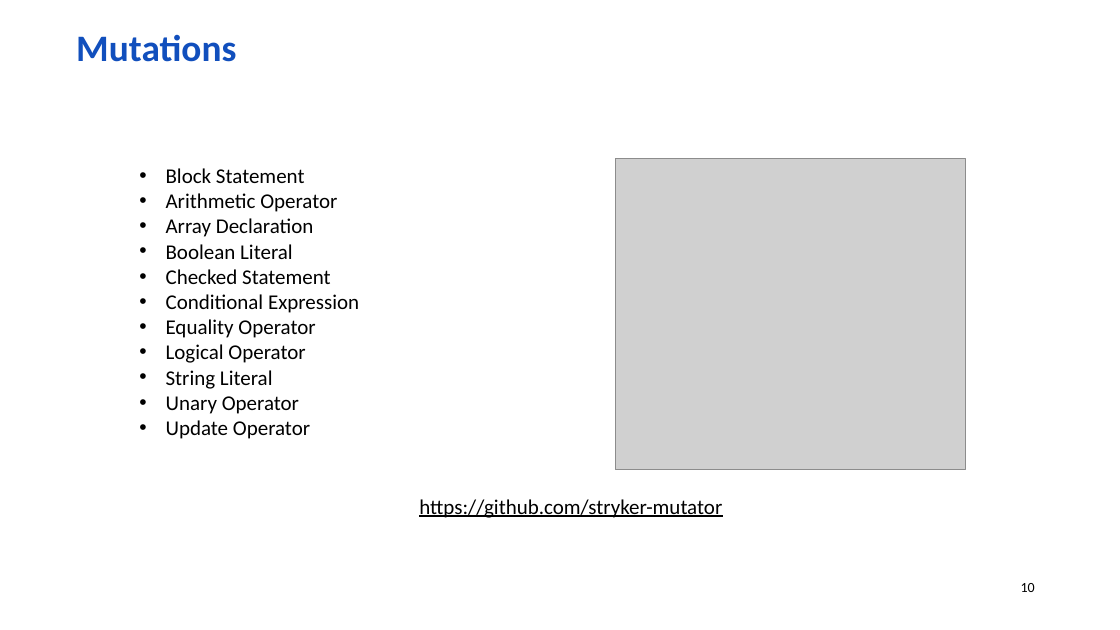
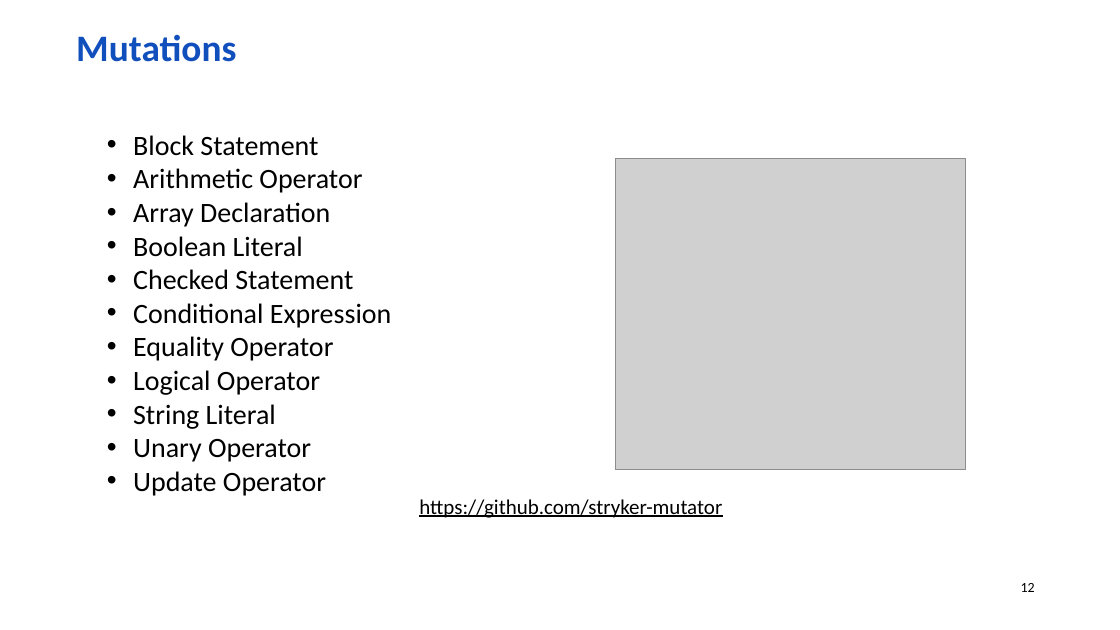
Before and after one commit to wolf-off/Stryker-demo, a slide deck: slide 12 of Mutation.pptx (slide 10 before the commit). Drawn at 1120x630 pixels with LibreOffice and Linux fonts; fonts in the diff are those of the drawing; grey boxes stand for pictures; background and template pictures are left out. Boxes give left, top, right and bottom in pixels: in the first picture for what was removed or moved away, otherwise in the second. Text is boxed around its words. In the diff, an @@ line names an element or a change of style, - is before the commit and + after.

```diff
--- a/Mutation.pptx
+++ b/Mutation.pptx
@@ text "Block Statement": place and size @@
-text "Block Statement" at [166,168,359,439]
+text "Block Statement" at [133,135,392,496]
@@ text "Block Statement" at [133,135,392,496]: size 18 to 24 pt @@
@@ page number at [1021,583,1035,592]: text changed @@
-10
+12
```
Also in this commit, not shown: 10 other slides changed, 5 slides added, 1 other file.
